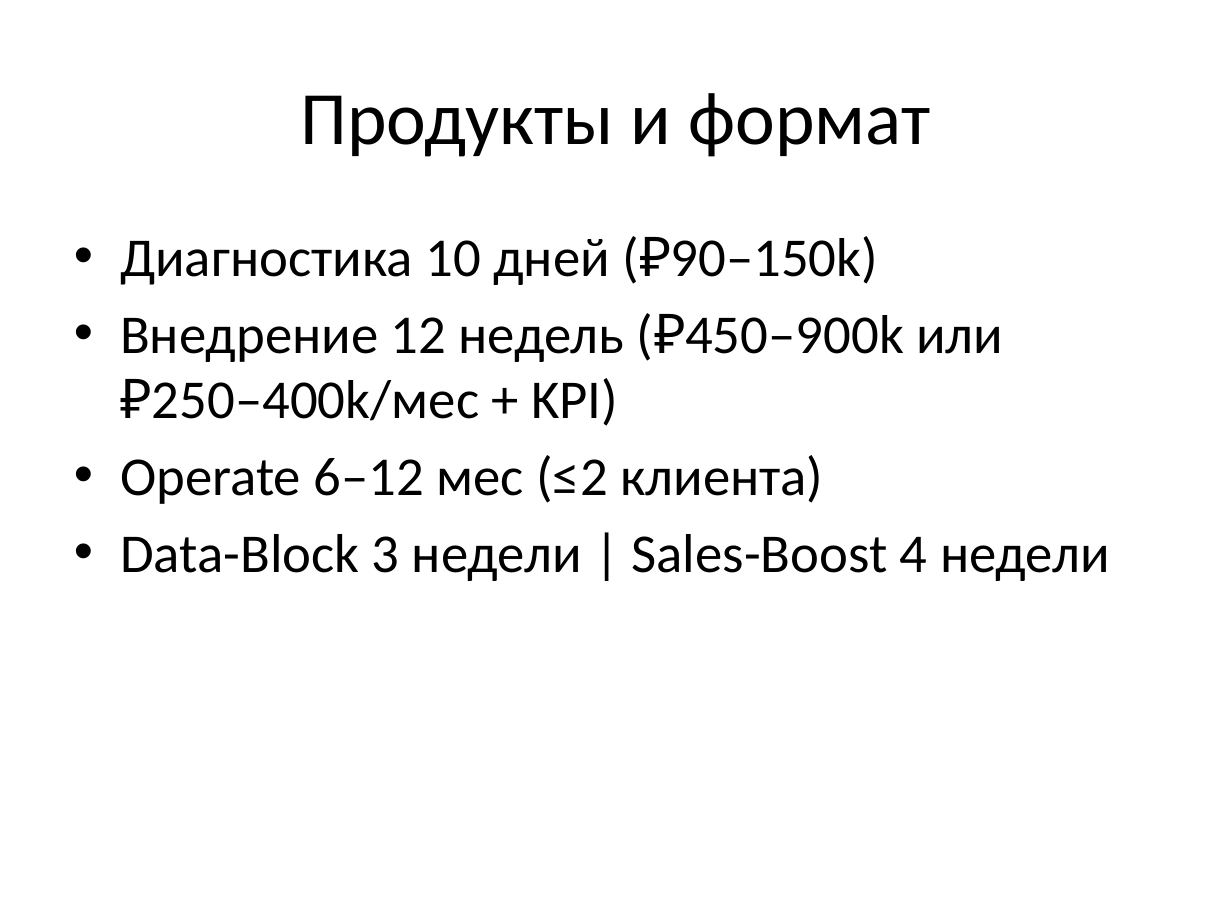
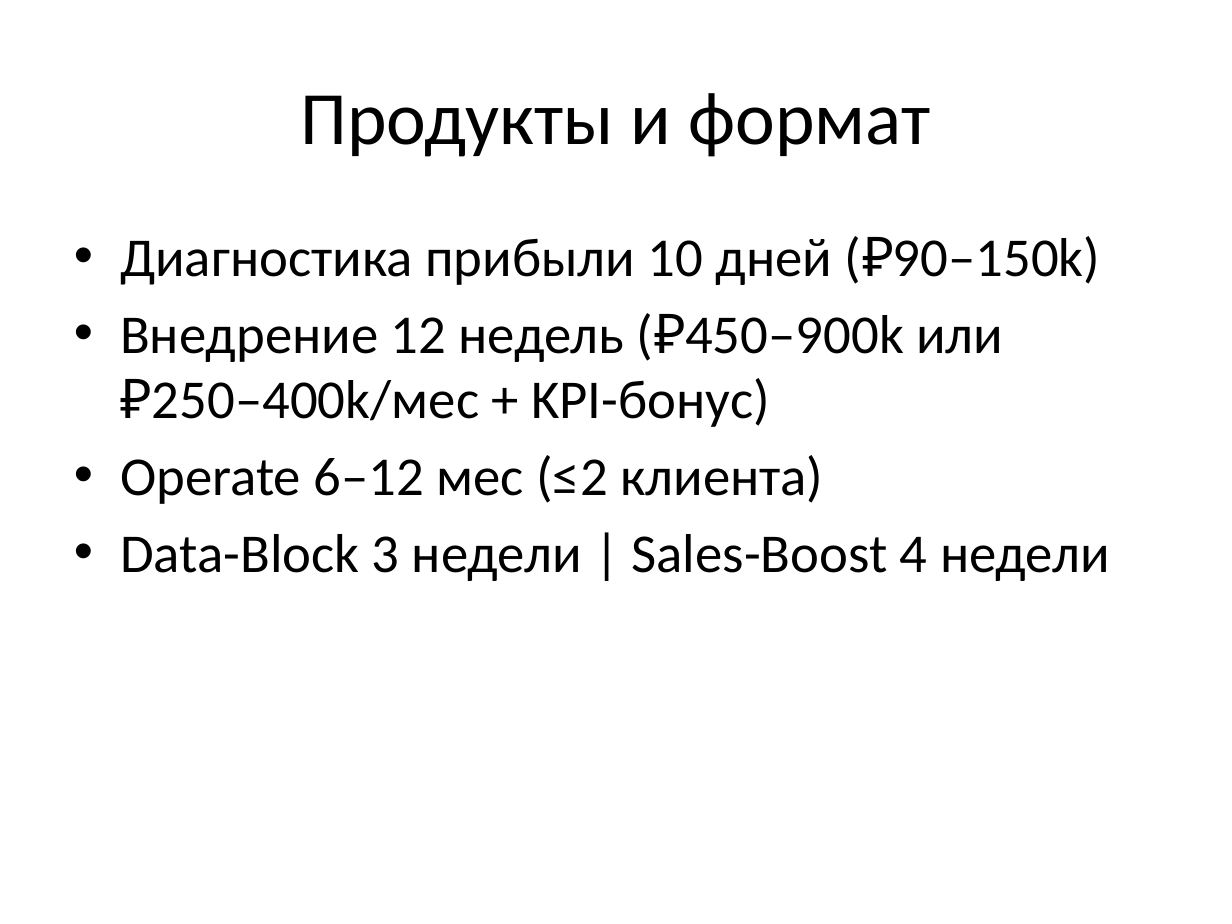
Before and after one commit to Vildia/CFG-consulting, a slide deck: slide 5 of downloads/CFG_PitchDeck.pptx (slide 4 before the commit). Drawn at 1232x924 pixels with LibreOffice and Linux fonts; fonts in the diff are those of the drawing. Boxes give left, top, right and bottom in pixels: in the first picture for what was removed or moved away, otherwise in the second. Text is boxed around its words. In the diff, an @@ line names an element or a change of style, - is before the commit and + after.

```diff
--- a/downloads/CFG_PitchDeck.pptx
+++ b/downloads/CFG_PitchDeck.pptx
@@ text at [120,236,1101,427]: text changed @@
-• Диагностика 10 дней (₽90–150k)
-• Внедрение 12 недель (₽450–900k или ₽250–400k/мес + KPI)
+• Диагностика прибыли 10 дней (₽90–150k)
+• Внедрение 12 недель (₽450–900k или ₽250–400k/мес + KPI-бонус)
```
Also in this commit, not shown: 4 other slides changed, 3 slides added, 12 other files.
